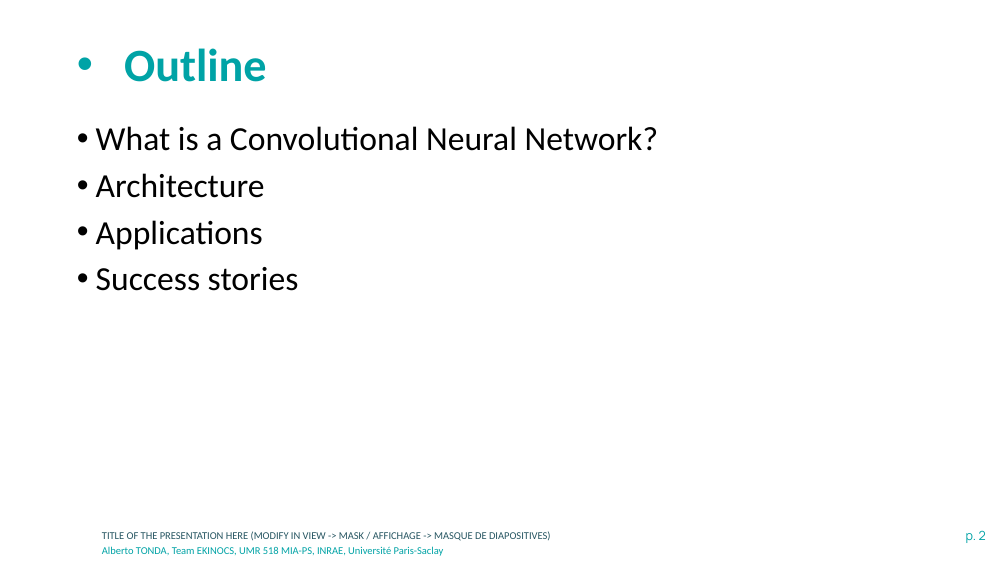
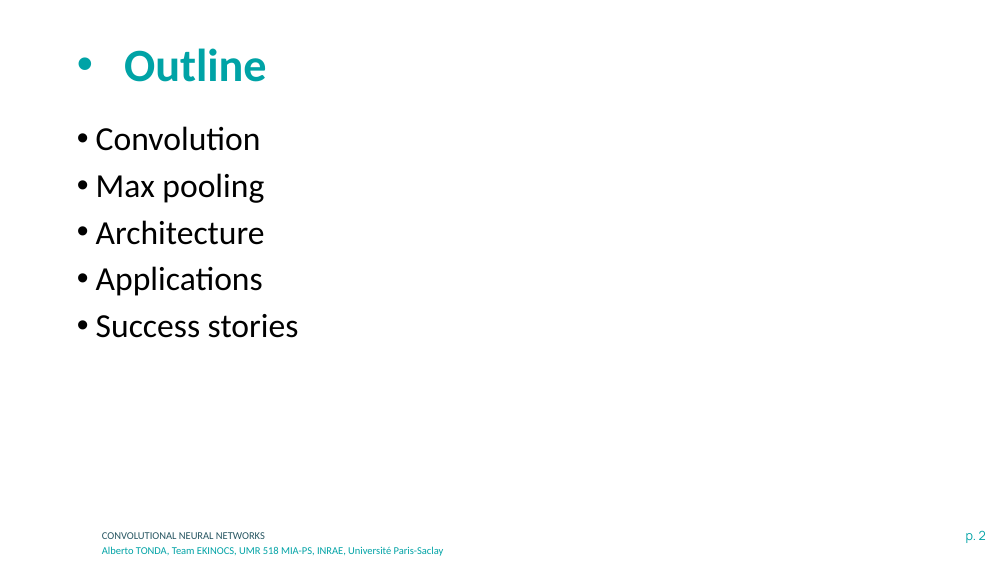
Before and after one commit to albertotonda/teaching, a slide deck: slide 2 of deep-learning-in-practice-with-pytorch/2-convolutional-neural-networks.pptx. Drawn at 1008x567 pixels with LibreOffice and Linux fonts; fonts in the diff are those of the drawing; background and template pictures are left out. Boxes give left, top, right and bottom in pixels: in the first picture for what was removed or moved away, otherwise in the second. Text is boxed around its words. In the diff, an @@ line names an element or a change of style, - is before the commit and + after.

```diff
--- a/deep-learning-in-practice-with-pytorch/2-convolutional-neural-networks.pptx
+++ b/deep-learning-in-practice-with-pytorch/2-convolutional-neural-networks.pptx
@@ text at <box>96,126,264,203</box>: text changed @@
-• What is a Convolutional Neural Network?
+• Convolution
+• Max pooling
@@ text at <box>102,532,265,539</box>: text changed @@
-TITLE OF THE PRESENTATION HERE (MODIFY IN VIEW -> MASK / AFFICHAGE -> MASQUE DE DIAPOSITIVES)
+CONVOLUTIONAL NEURAL NETWORKS
```
Also in this commit, not shown: 4 other slides changed, 9 slides added, 7 other files.
